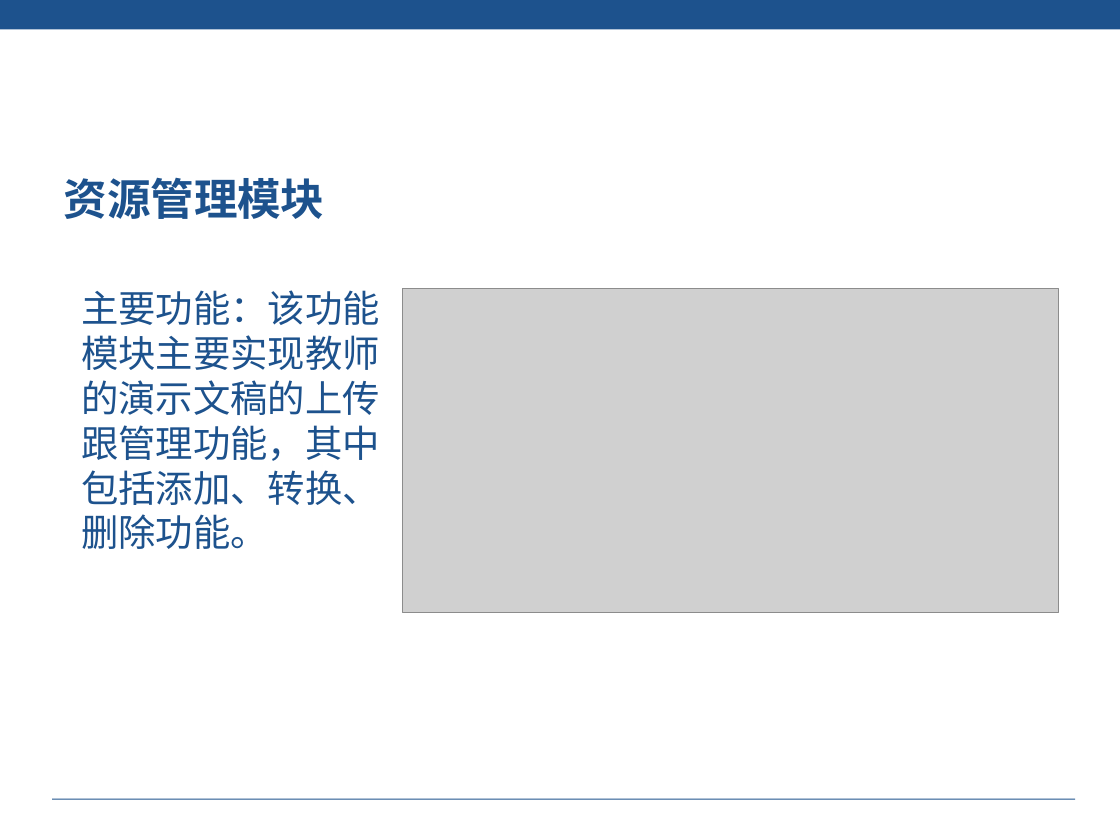
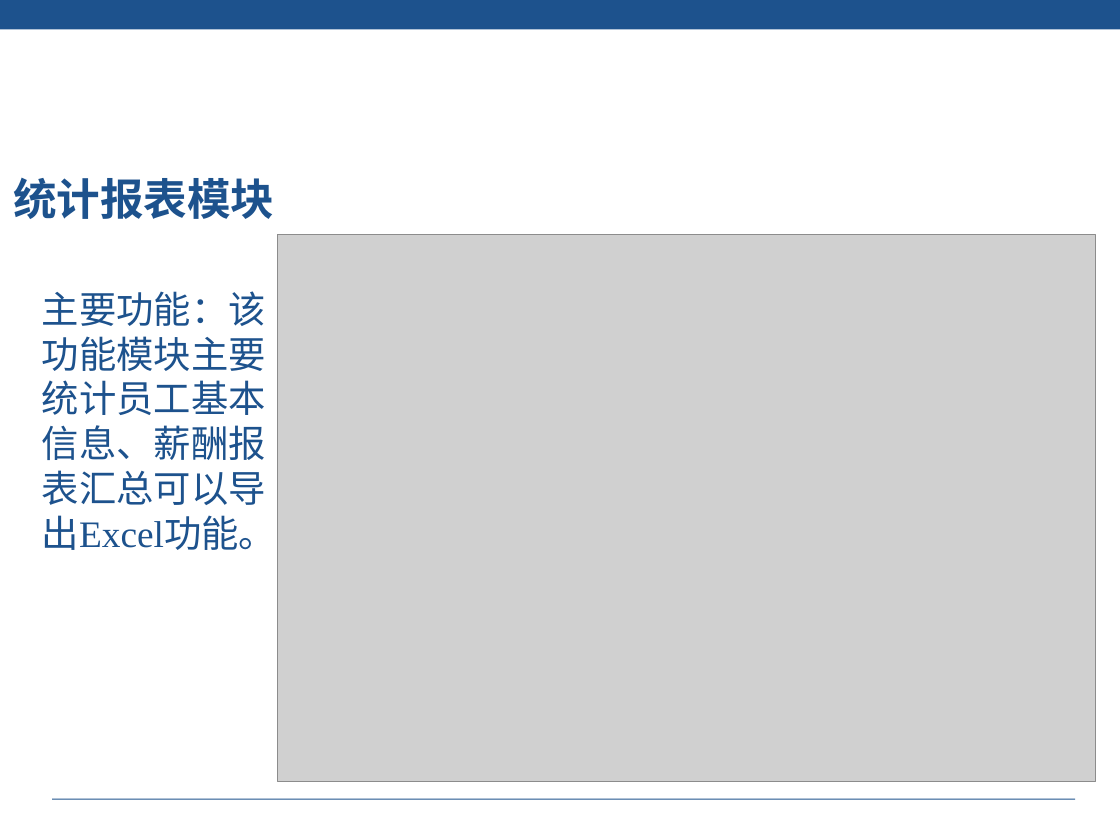
Before and after one commit to liuyanhao/hrAdmin, a slide deck: slide 57 of doc/刘熙财 -82- 答辩PPT.pptx (slide 44 before the commit). Drawn at 1120x840 pixels with LibreOffice and Linux fonts; fonts in the diff are those of the drawing; grey boxes stand for pictures; background and template pictures are left out. Boxes give left, top, right and bottom in pixels: in the first picture for what was removed or moved away, otherwise in the second. Text is boxed around its words. In the diff, an @@ line names an element or a change of style, - is before the commit and + after.

```diff
--- a/doc/刘熙财 -82- 答辩PPT.pptx
+++ b/doc/刘熙财 -82- 答辩PPT.pptx
@@ text at (13, 178, 274, 219): text changed @@
-资源管理模块
+统计报表模块
@@ picture added at (278, 235, 1095, 782) @@
@@ text at (42, 291, 276, 550): text changed @@
-主要功能：该功能模块主要实现教师的演示文稿的上传跟管理功能，其中包括添加、转换、删除功能。
+主要功能：该功能模块主要统计员工基本信息、薪酬报表汇总可以导出Excel功能。
@@ picture removed at (402, 289, 1058, 613) @@
```
Also in this commit, not shown: 17 other slides changed, 19 slides added, 1 slide removed, 2 other files.
